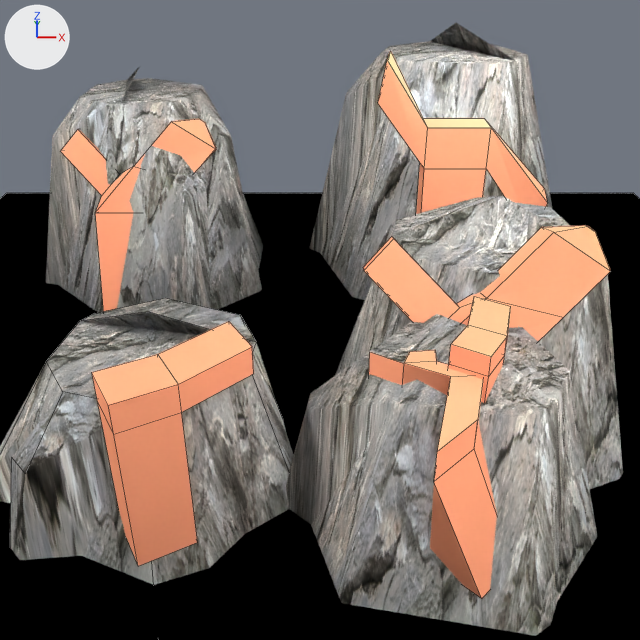
The Blender file assets/models/minerals/mineral_set.blend, before and after one commit.
The view is the same before and after, from the file's camera 'Camera'. Arrows for +X, +Y and +Z are at upper left; the lights stay in place. Mesh edges are drawn as thin lines on the coarser meshes.

The scene before the commit, as lines of its bpy script (objects in view):
```python
me_cube_007 = bpy.data.meshes.new('Cube.007')
me_cube_007.from_pydata(...)  # 134 vertices, 118 faces; spans x -1.0..23.7, y -8.0..24.4, z -2.5..3.6
me_cube_007.materials.append(mat_copper)  # orange #da8a67
me_cylinder_005 = bpy.data.meshes.new('Cylinder.005')
me_cylinder_005.from_pydata(...)  # 192 vertices, 162 faces; spans x -1.0..1.0, y -1.0..1.0, z -1.0..1.0
me_cylinder_005.polygons.foreach_set('use_smooth', [True] * 162)
me_cylinder_005.materials.append(mat_rock)
me_plane = bpy.data.meshes.new('Plane')
me_plane.from_pydata([(-1.0, -1.0, 0.0), (1.0, -1.0, 0.0), (-1.0, 1.0, 0.0), (1.0, 1.0, 0.0)], [], [(0, 1, 3, 2)])
me_plane.materials.append(mat_mask)
ob_cube_002 = bpy.data.objects.new('Cube.002', me_cube_007)
ob_cube_002.location = (-0.8, -1.779, 0.595)
ob_cube_002.rotation_euler = (0.0, 0.0, 0.518)  # degrees (0, 0, 30)
ob_cube_002.scale = (0.149, 0.136, 0.4)
ob_cylinder_005 = bpy.data.objects.new('Cylinder.005', me_cylinder_005)
ob_cylinder_005.location = (0.681, -1.446, 0.06)
ob_cylinder_005.scale = (1.16, 1.16, 1.16)
_m = ob_cylinder_005.modifiers.new('Decimate', 'DECIMATE')
_m.decimate_type = 'DISSOLVE'
_m.angle_limit = 0.826
ob_plane = bpy.data.objects.new('Plane', me_plane)
ob_plane.location = (0.0, 0.0, 0.0)
ob_plane.scale = (3.75, 3.75, 3.75)
# also in view: 'Cylinder.004' at (1.12, 1.96, 0.71); 'Cylinder.001' at (0.97, -0.45, 0.06); 'Cylinder.000' at (-1.51, 1.74, 0.61); 'Cylinder.006' at (-0.92, -1.1, -0.17)
```
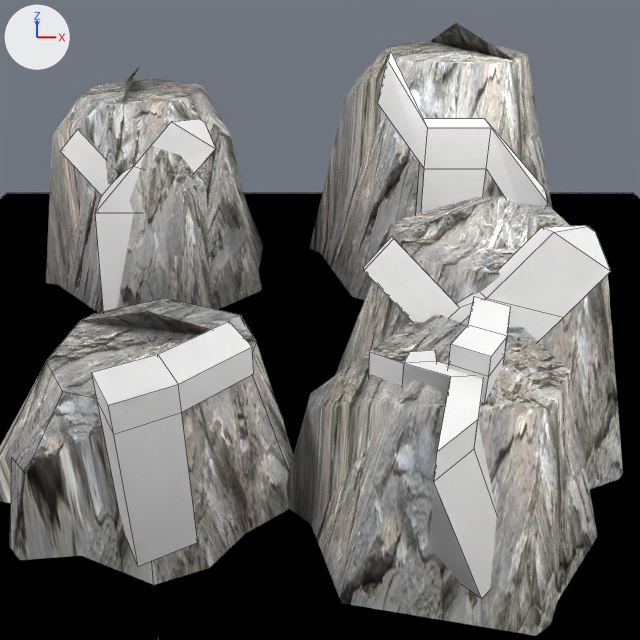
Pixel boxes (x1, y1, x2, y2) of what changed, in the pictures (640 x 640 px):
'Cube.002', recoloured: (61, 51, 610, 599) in both

The change, as a diff of the scene's bpy script:
```diff
--- a/assets/models/minerals/mineral_set.blend.py
+++ b/assets/models/minerals/mineral_set.blend.py
@@ mat_tin @@
+mat_tin = diffuse_material('Tin')
+mat_tin.base_color = (0.384, 0.384, 0.384)  # grey #a7a7a7
@@ me_cube_007 @@
 me_cube_007.from_pydata(...)  # 134 vertices, 118 faces; spans x -1.0..23.7, y -8.0..24.4, z -2.5..3.6
-me_cube_007.materials.append(mat_copper)  # orange #da8a67
+me_cube_007.materials.append(mat_tin)  # grey #a7a7a7
```
